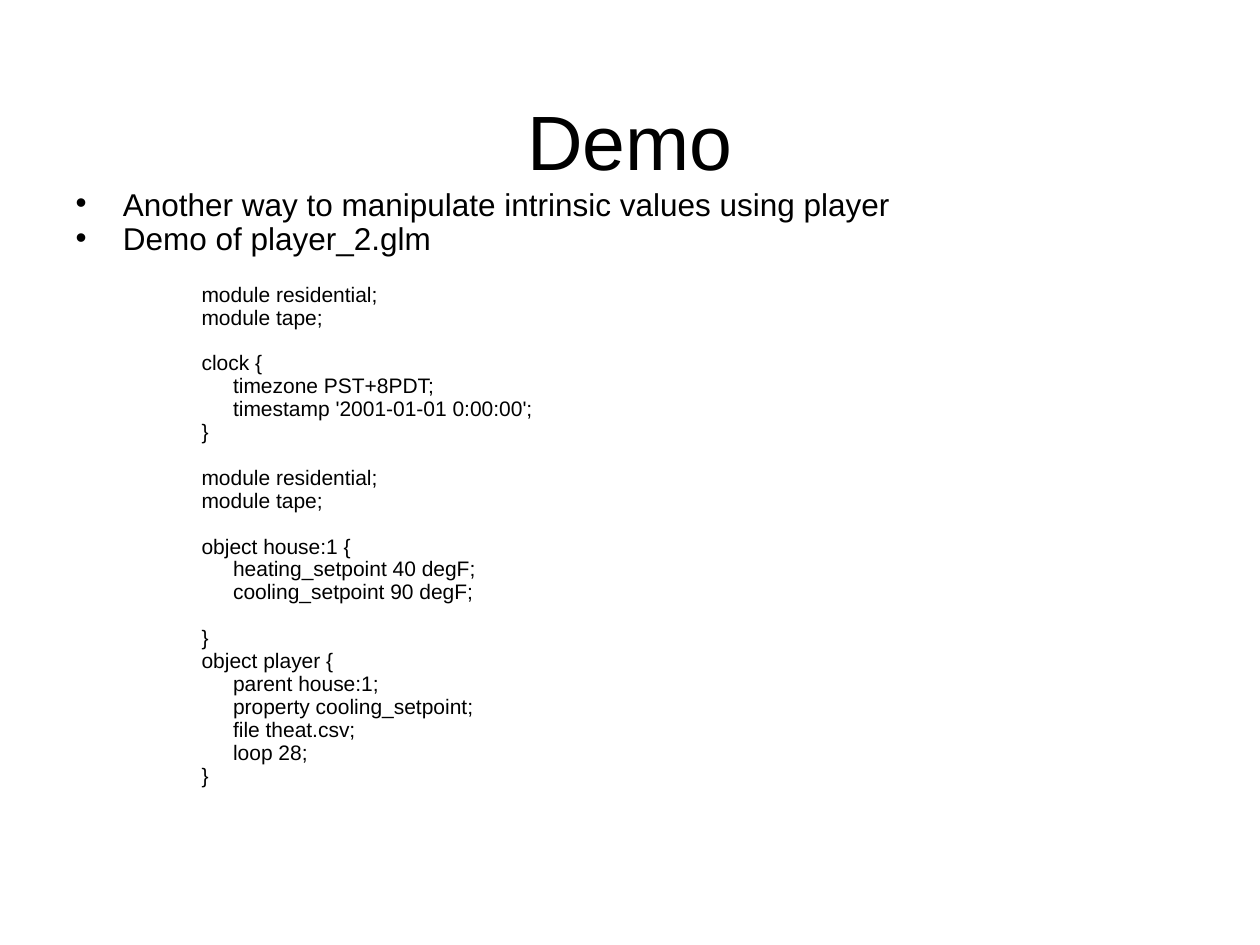
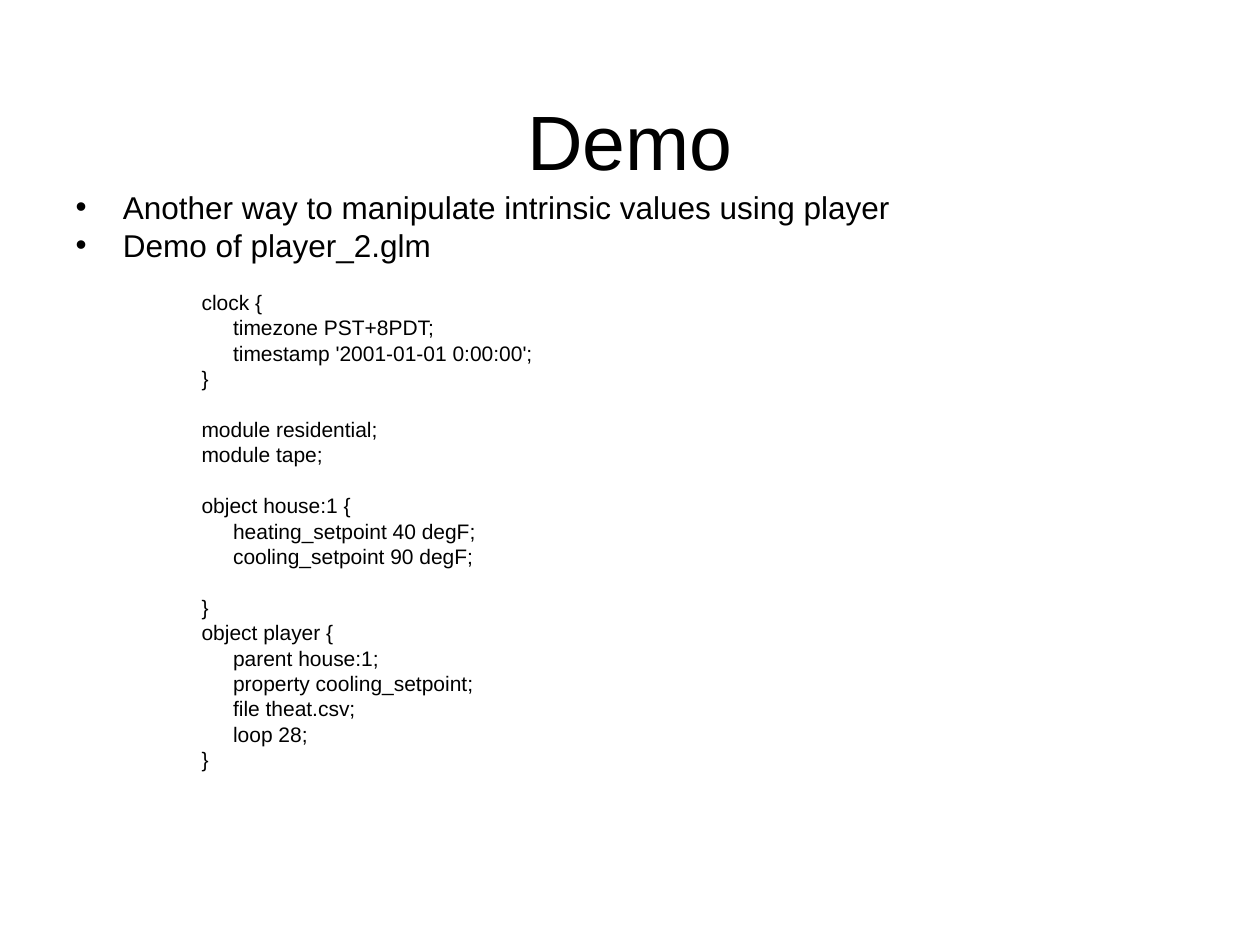
Before and after one commit to gridlab-d/course, a slide deck: slide 15 of FourDayCourse/2.1 - Players.ppt. Drawn at 1260x945 pixels with LibreOffice and Linux fonts; fonts in the diff are those of the drawing; background and template pictures are left out. Boxes give left, top, right and bottom in pixels: in the first picture for what was removed or moved away, otherwise in the second. Text is boxed around its words. In the diff, an @@ line names an element or a change of style, - is before the commit and + after.

Commit message:
Updated players, schedules, and collectors sections.

```diff
--- a/FourDayCourse/2.1 - Players.ppt
+++ b/FourDayCourse/2.1 - Players.ppt
@@ text "Another way to manipulate intrinsic ..." at bbox=[123, 196, 890, 746]: line spacing 0.7 to 0.8 @@
@@ text at bbox=[202, 286, 377, 329]: paragraphs removed @@
-    module residential;
-    module tape;
```
Also in this commit, not shown: 2 other slides changed, 5 other files.
